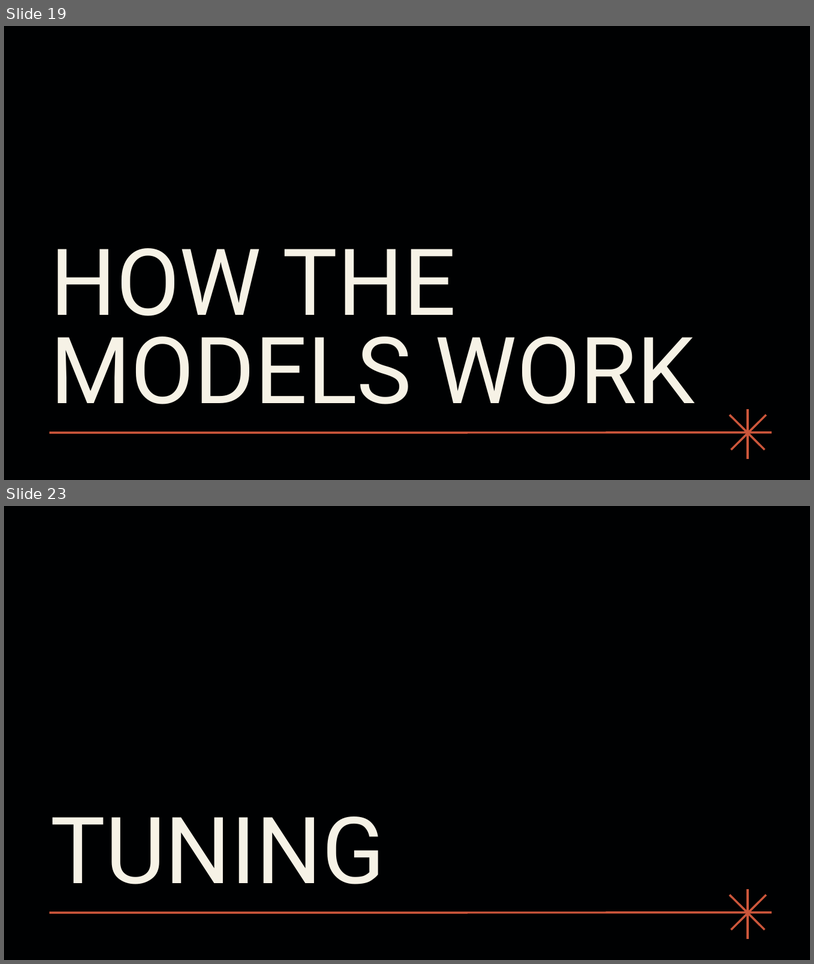
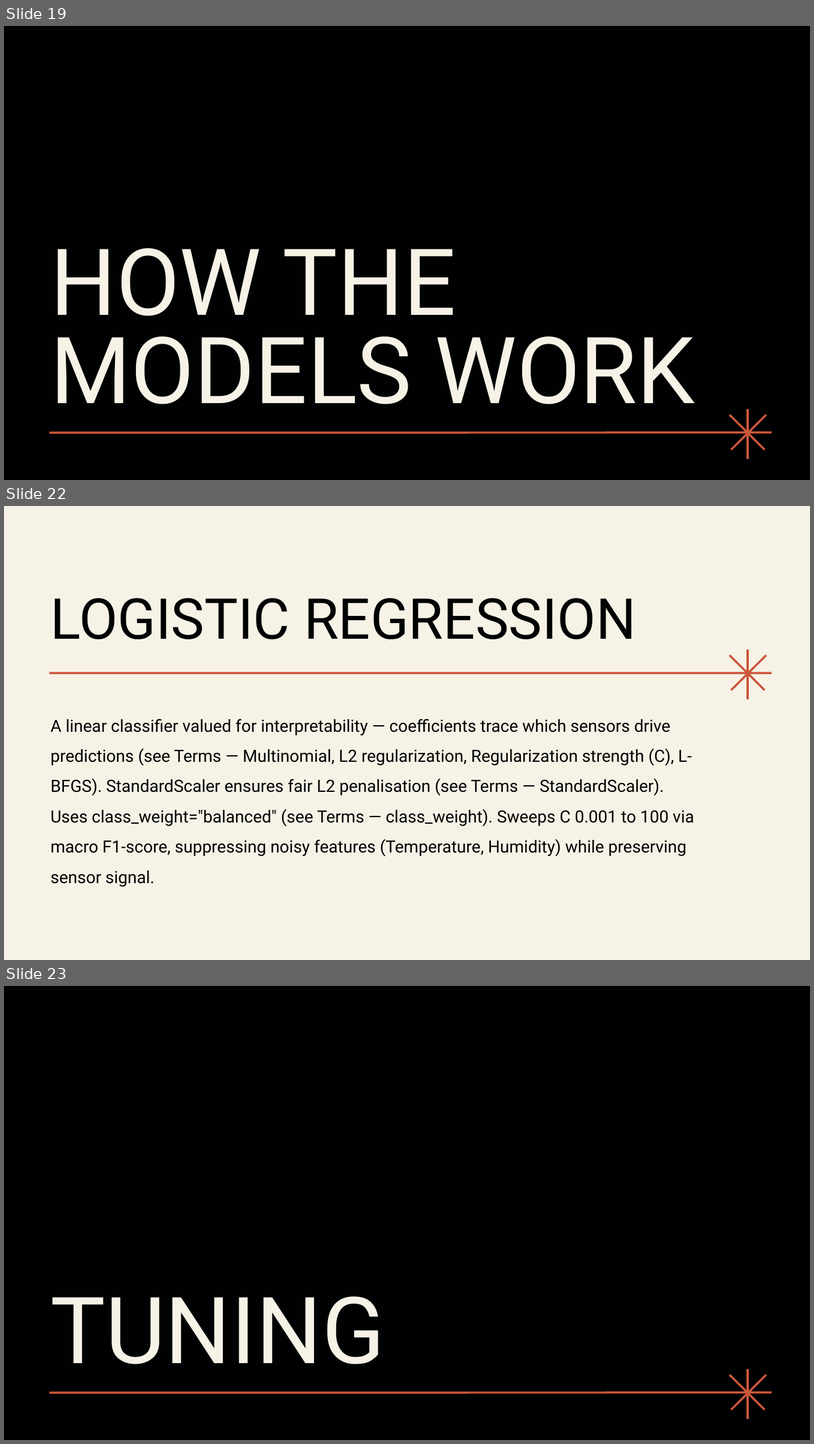
Before and after one commit to cucucumber789-svg/EGT309_T2_Chickenpie, a slide deck: EGT309 Presentation.pptx. Shown one above the other, each under a label of ours: slides 19 and 23 before the commit, slides 19, 22 and 23 after it; the slides between them are not shown. The pictures are 814x964 and 814x1444 pixels, drawn with LibreOffice and Linux fonts; fonts in the diff are those of the drawing. Boxes give left, top, right and bottom in pixels: in the first picture for what was removed or moved away, otherwise in the second. Text is boxed around its words. In the diff, an @@ line names an element or a change of style, - is before the commit and + after.

```diff
--- a/EGT309 Presentation.pptx
+++ b/EGT309 Presentation.pptx
@@ slide 22 added at box(4, 506, 810, 960), background #F6F2E6 @@
@@ title added at box(51, 598, 636, 639), 67 pt, text #000102 @@
+LOGISTIC REGRESSION
@@ freeform shape added at box(730, 655, 765, 691), outline #CC563B 2.5 pt @@
@@ freeform shape added at box(732, 655, 767, 691), outline #CC563B 2.5 pt @@
@@ freeform shape added at box(748, 650, 749, 699), outline #CC563B 2.5 pt @@
@@ freeform shape added at box(50, 673, 772, 673), outline #CC563B 2.5 pt @@
@@ text added at box(51, 718, 695, 886), 20 pt, text #000102 @@
+A linear classifier valued for interpretability — coefficients trace which sensors drive predictions (see Terms — Multinomial, L2 regularization, Regularization strength (C), L-BFGS). StandardScaler ensures fair L2 penalisation (see Terms — StandardScaler). Uses class_weight="balanced" (see Terms — class_weight). Sweeps C 0.001 to 100 via macro F1-score, suppressing noisy features (Temperature, Humidity) while preserving sensor signal.
```
Also in this commit, not shown: 2 slides changed, 4 other slides added, 3 slides removed, 1 other file.
